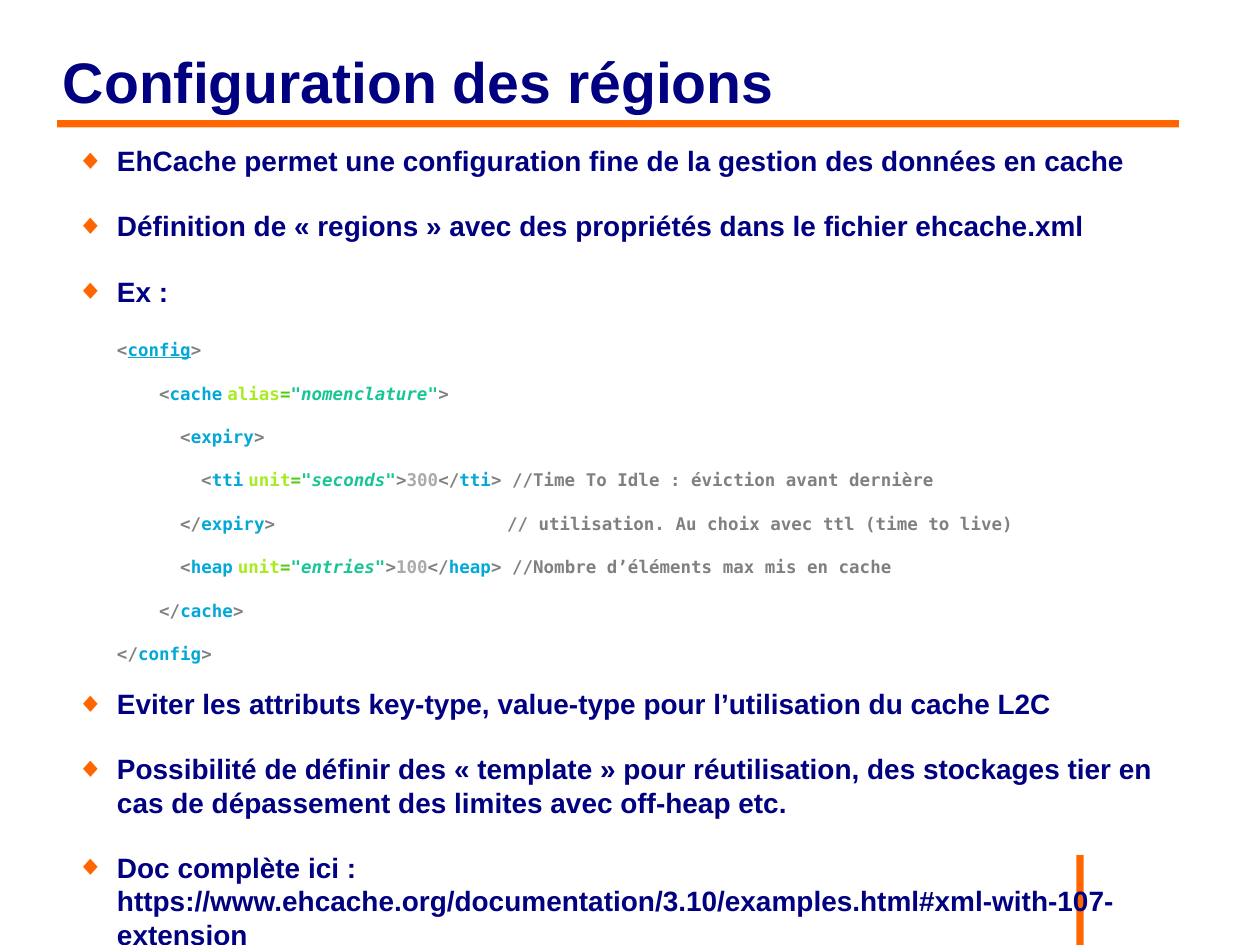
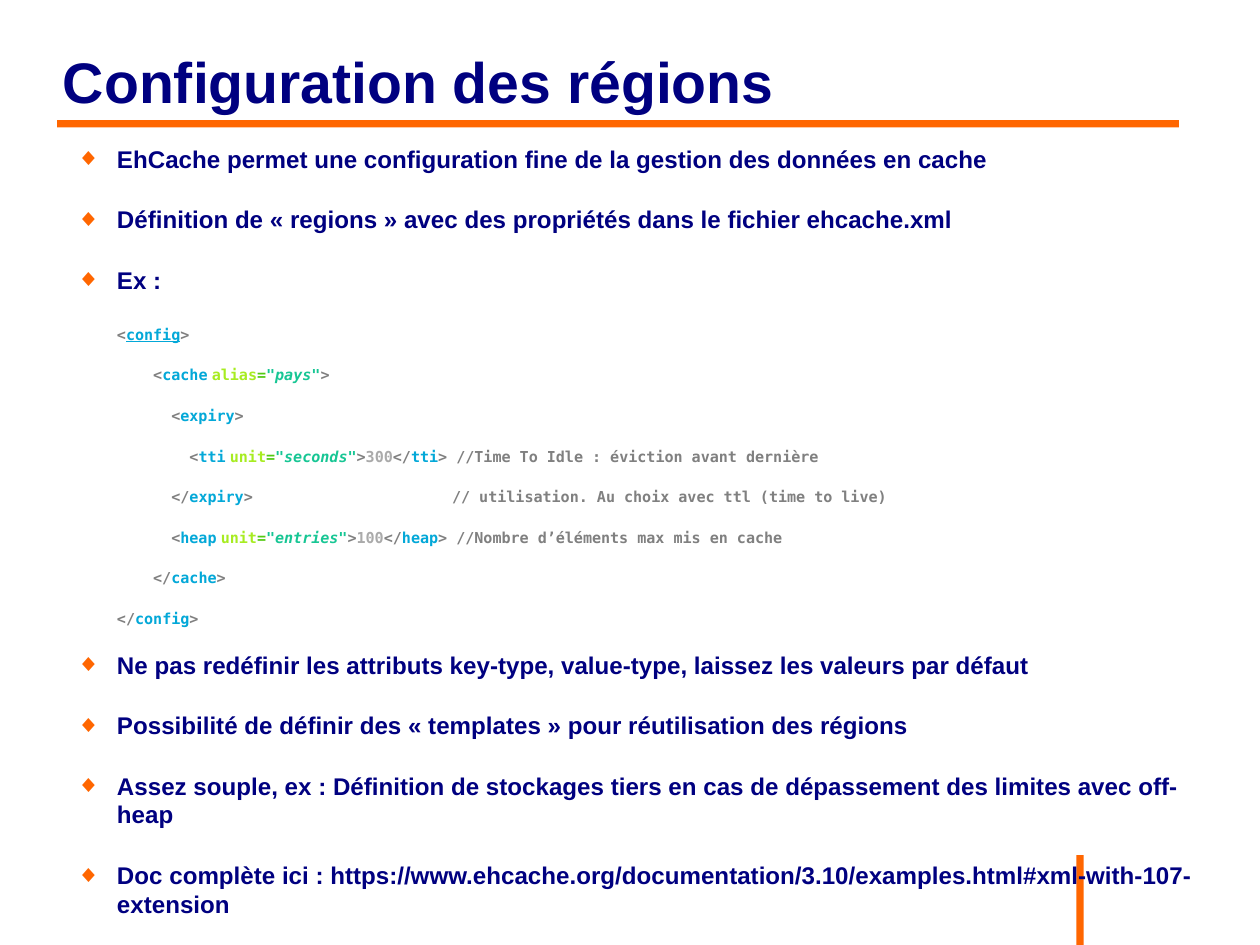
Before and after one commit to philphils/formation-hibernate-avancee, a slide deck: slide 62 of Documentation/diapo_formation_hibernate_avancee.odp. Drawn at 1260x945 pixels with LibreOffice and Linux fonts; fonts in the diff are those of the drawing; background and template pictures are left out. Boxes give left, top, right and bottom in pixels: in the first picture for what was removed or moved away, otherwise in the second. Text is boxed around its words. In the diff, an @@ line names an element or a change of style, - is before the commit and + after.

```diff
--- a/Documentation/diapo_formation_hibernate_avancee.odp
+++ b/Documentation/diapo_formation_hibernate_avancee.odp
@@ text at bbox=[117, 150, 1191, 914]: size 17.6 to 15.2 pt in "EhCache permet une configuration fine de la ...", "Définition de « regions » avec des ...", "Ex :", "Doc complète ici : https://www.ehcache.org/documentation/3.1 ..."; size 11 to 9.5 pt in "<config>", "<expiry>", "<tti unit="seconds">300</tti> //Time To Idle : éviction ...", "</expiry> // utilisation. Au choix avec ttl ..." and 3 more places @@
@@ text at bbox=[153, 368, 330, 383]: text changed; size 11 to 9.5 pt; italic off @@
-<cache alias="nomenclature">
+<cache alias="pays">
@@ text at bbox=[117, 656, 1177, 828]: text changed; size 17.6 to 15.2 pt @@
-◆ Eviter les attributs key-type, value-type pour l’utilisation du cache L2C
-◆ Possibilité de définir des « template » pour réutilisation, des stockages tier en cas de dépassement des limites avec off-heap etc.
+◆ Ne pas redéfinir les attributs key-type, value-type, laissez les valeurs par défaut
+◆ Possibilité de définir des « templates » pour réutilisation des régions
+◆ Assez souple, ex : Définition de stockages tiers en cas de dépassement des limites avec off-heap
```
Also in this commit, not shown: 11 other slides changed.
